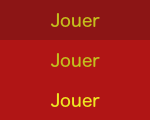
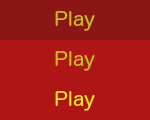
Two versions of the same layered image (150x120). Layer-by-layer changes:
renamed "Jouer #2" to "Play #2", painted on it over <box>50,91,100,111</box>
renamed "Jouer #1" to "Play #1", painted on it over <box>50,51,100,71</box>
renamed "Jouer" to "Play", painted on it over <box>50,11,100,31</box>
